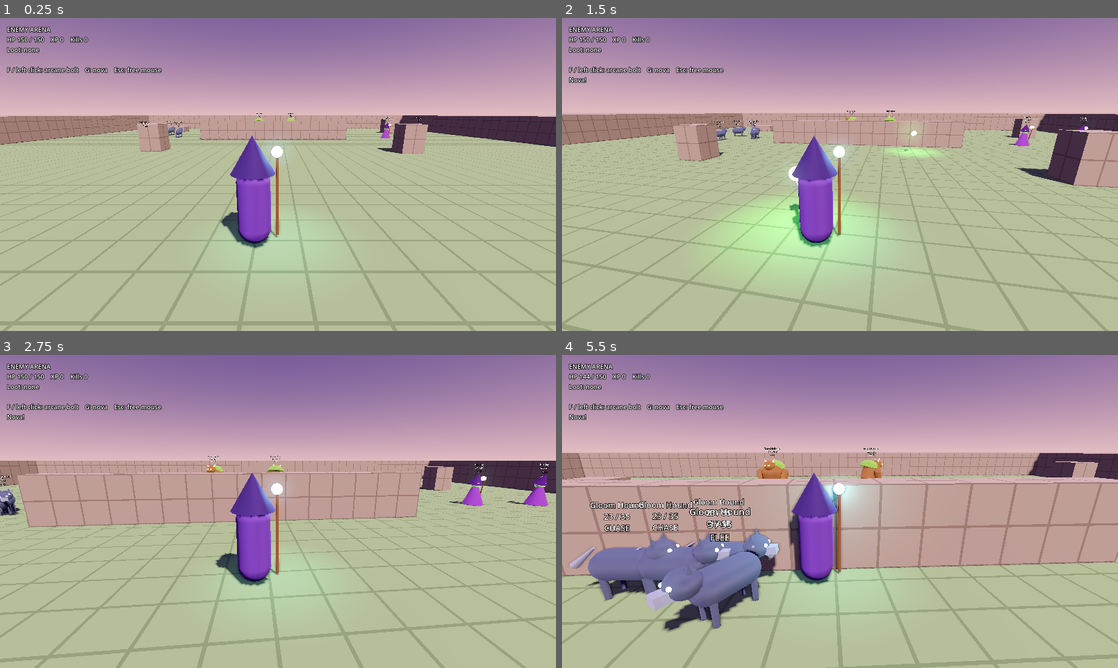
Above: before the commit, frames 1-4 (two rows, left to right).
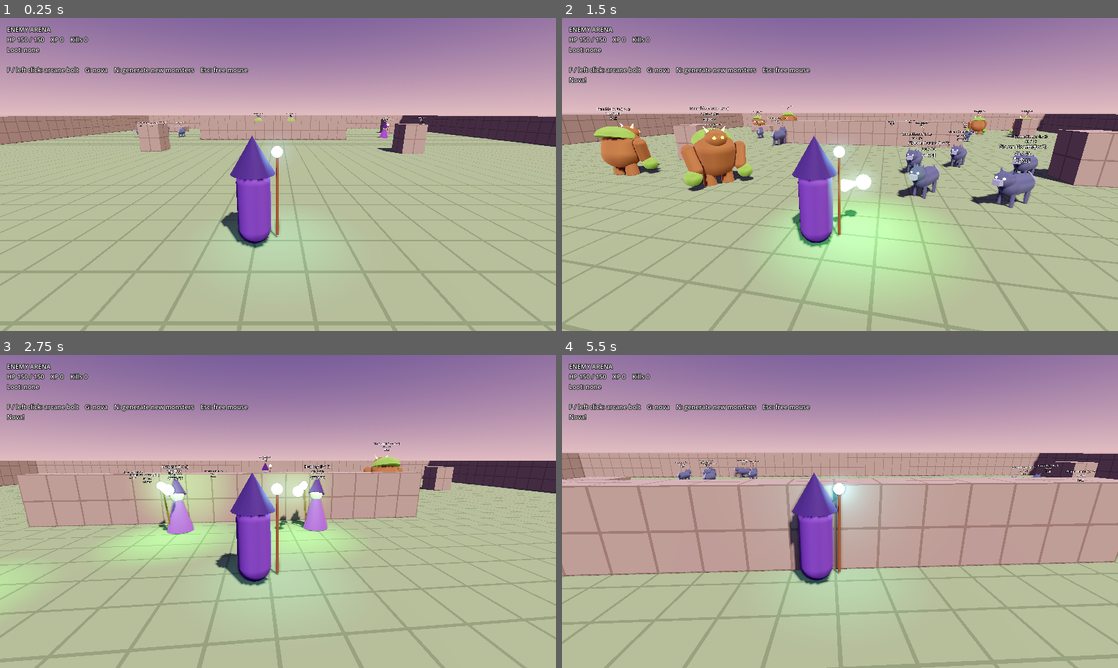
Above: after the commit, the same moments.

Repository: LupusDei/arcanist-dilemma
Game: Godot game, scene res://actors/enemies/arena/enemy_arena.tscn
The game is run twice, just before and just after one commit, with the same random seed, the same clock (stepped at 60 frames per second) and the same inputs. This scene is started directly instead of the project's main scene.
Inputs (mouse positions are in pixels of both pictures, inside the frame that each line leads up to):
- Up to frame 1 (0.25 s): no input
- Up to frame 2 (1.5 s): tap Enter at 0.5 s; move the mouse to (867, 174) at 0.52 s; hold W (move_forward) from 0.53 s (still down); tap N at 0.6 s; click (867, 174) at 0.67 s; tap Space (jump) at 0.77 s; tap G at 0.8, 1.35 s; move the mouse to (812, 174) at 1.27 s; click (812, 174) at 1.42 s
- Up to frame 3 (2.75 s): keep holding W (move_forward); tap Space (jump) at 1.52 s; tap N at 1.55 s; move the mouse to (289, 505) at 2.02 s; tap Shift (dodge) at 2.1 s; click (289, 505) at 2.17 s; tap G at 2.3 s
- Up to frame 4 (5.5 s): keep holding W (move_forward); move the mouse to (834, 517) at 2.77 s; tap N at 2.85, 4.55, 5.1 s; click (834, 517) at 2.92 s; tap Space (jump) at 3.02, 3.77, 4.52 s; move the mouse to (878, 514) at 3.52 s; tap G at 3.6, 5.3 s; click (878, 514) at 3.67 s; move the mouse to (795, 508) at 4.27 s; tap F at 4.35 s; click (795, 508) at 4.42 s; move the mouse to (845, 511) at 5.02 s; click (845, 511) at 5.17 s

The runs differ from the first frame. In frame 1, 0.5% of the frame differs, in the area x 20-77%, y 15-39%; in frame 2, 13%, in the area x 5-95%, y 15-85%; in frame 3, 8.7%; in frame 4, 9.1%.

Commit message:
Add seeded spawn tables, monster levels and elites for procedural areas
- EnemySpawnTable/EnemySpawnEntry: weighted monster groups filtered by
  biome tag and level band; plan(request) gives a deterministic layout
- EnemySpawnRequest: seed, biome, level range, area, density, spacing,
  exclusion zones, elite chance
- EnemyPopulator.populate() builds spawners from a plan for world, village
  and dungeon generators
- Enemy level scaling and elites; spawners pass level, elite count and seed
- Arena: N rolls a new generated population
- Tests for determinism, bounds, spacing, exclusion, biome/level filters

Co-Authored-By: Claude Opus 5.5 (1M context) <noreply@anthropic.com>
Claude-Session: https://claude.ai/code/session_01TGfhDtHzNyhEkRsjNAYUTt

Diff:
--- a/actors/enemies/arena/enemy_arena.gd
+++ b/actors/enemies/arena/enemy_arena.gd
@@ -10,6 +10,8 @@
 const NOVA_DAMAGE := 12.0
 const NOVA_RADIUS := 5.0
 const PLAYER_MAX_HEALTH := 150.0
+const SPAWN_TABLE := preload("res://actors/enemies/types/default_spawn_table.tres")
+const BIOMES: Array[StringName] = [&"meadow", &"forest", &"ruins", &"dungeon"]
 
 var kills := 0
 var xp := 0
@@ -20,6 +22,8 @@
 var _label: Label
 var _message := ""
 var _message_time := 0.0
+var _generation := 0
+var _generated: Node3D
 
 @onready var _navigation: NavigationRegion3D = $NavigationRegion3D
 
@@ -53,6 +57,8 @@
 		fire_bolt()
 	elif event is InputEventKey and event.pressed and not event.echo and event.physical_keycode == KEY_G:
 		nova()
+	elif event is InputEventKey and event.pressed and not event.echo and event.physical_keycode == KEY_N:
+		generate(randi())
 
 
 ## Debug attack: a bolt at the closest enemy in front of the camera.
@@ -79,10 +85,32 @@
 	_flash("Nova!")
 
 
+## Replaces the hand-placed camps with a population rolled from the default
+## spawn table, cycling through biomes, the way a world generator would.
+func generate(area_seed: int) -> Array[EnemySpawner]:
+	for child in get_children():
+		if child is EnemySpawner:
+			child.queue_free()
+	var request := EnemySpawnRequest.new()
+	request.area_seed = area_seed
+	request.biome = BIOMES[_generation % BIOMES.size()]
+	request.level_min = 1 + _generation
+	request.level_max = 3 + _generation
+	request.area_size = Vector2(44, 44)
+	request.density = 4.0
+	request.min_spacing = 9.0
+	request.elite_chance = 0.25
+	request.exclusion_zones = PackedVector3Array([Vector3(_player.global_position.x, _player.global_position.z, 10.0)])
+	_generation += 1
+	var spawners := EnemyPopulator.populate(self, SPAWN_TABLE, request)
+	_flash("Generated %d groups: %s, levels %d-%d" % [spawners.size(), request.biome, request.level_min, request.level_max])
+	return spawners
+
+
 func on_enemy_died(enemy: Enemy, xp_value: int, _loot: Array[Dictionary]) -> void:
 	kills += 1
 	xp += xp_value
-	_flash("%s slain  +%d XP" % [enemy.data.display_name, xp_value])
+	_flash("%s slain  +%d XP" % [enemy.display_title(), xp_value])
 
 
 func on_loot_collected(loot: Array[Dictionary], _collector: Node3D) -> void:
@@ -103,7 +131,7 @@
 	var hp := "-"
 	if _player_health != null:
 		hp = "%d / %d" % [ceili(_player_health.current_health), ceili(_player_health.max_health)]
-	_label.text = "ENEMY ARENA\nHP %s    XP %d    Kills %d\nLoot: %s\n\nF / left click: arcane bolt    G: nova    Esc: free mouse\n%s" % [
+	_label.text = "ENEMY ARENA\nHP %s    XP %d    Kills %d\nLoot: %s\n\nF / left click: arcane bolt    G: nova    N: generate new monsters    Esc: free mouse\n%s" % [
 		hp, xp, kills, ", ".join(loot_parts) if not loot_parts.is_empty() else "none",
 		_message if _message_time > 0.0 else ""]
 
--- a/actors/enemies/core/enemy.gd
+++ b/actors/enemies/core/enemy.gd
@@ -34,6 +34,10 @@
 ## Enemies with the same non-zero pack id alert each other. Spawners set it.
 @export var pack_id := 0
 @export var drop_loot := true
+## Monster level; health, damage and XP grow with it (see EnemyData's Scaling group).
+@export_range(1, 60) var level := 1
+## Elites are bigger and tougher and give more XP and loot.
+@export var elite := false
 @export var show_debug_label := true
 
 var state: State = State.IDLE
@@ -41,6 +45,10 @@
 var home_position: Vector3
 var health_current := 0.0
 var health_max := 0.0
+## Level- and elite-scaled values, set in _ready. Use these, not the raw data.
+var max_health := 0.0
+var attack_damage := 0.0
+var xp_value := 0
 var rng := RandomNumberGenerator.new()
 
 var _state_time := 0.0
@@ -70,13 +78,16 @@
 	_wander_point = home_position
 	_wander_wait = rng.randf_range(0.0, data.wander_pause_max)
 
-	health.set("max_health", data.max_health)
+	_apply_scaling()
+	health.set("max_health", max_health)
 	health.set("armor", data.armor)
+	if elite:
+		health.set("tier", 1) # HealthComponent tier ELITE
 	health.set("team", &"enemy")
 	if health.has_method("reset"):
 		health.reset()
-	health_current = data.max_health
-	health_max = data.max_health
+	health_current = max_health
+	health_max = max_health
 	health.health_changed.connect(_on_health_changed)
 	health.damaged.connect(_on_damaged)
 	health.died.connect(_on_died)
@@ -249,10 +260,10 @@
 		return
 	if data.attack_style == EnemyData.AttackStyle.RANGED:
 		_fire_projectile()
-		attacked.emit(target, data.attack_damage)
+		attacked.emit(target, attack_damage)
 	elif distance_to_target() <= data.attack_range + 0.6:
-		if EnemyDamage.apply(target, data.attack_damage, self):
-			attacked.emit(target, data.attack_damage)
+		if EnemyDamage.apply(target, attack_damage, self):
+			attacked.emit(target, attack_damage)
 
 
 func _fire_projectile() -> void:
@@ -263,7 +274,7 @@
 	get_parent().add_child(projectile)
 	var from := _muzzle.global_position if _muzzle else global_position + Vector3.UP * 1.2
 	var aim := target.global_position + Vector3.UP * 1.0
-	projectile.launch(from, aim, self, data.attack_damage, data.projectile_speed)
+	projectile.launch(from, aim, self, attack_damage, data.projectile_speed)
 
 
 func _alert_pack() -> void:
@@ -321,8 +332,10 @@
 	var loot: Array[Dictionary] = []
 	if data.loot_table != null:
 		loot = data.loot_table.roll(rng)
-	died.emit(self, data.xp_value, loot)
-	get_tree().call_group(LISTENER_GROUP, "on_enemy_died", self, data.xp_value, loot)
+		if elite:
+			loot.append_array(data.loot_table.roll(rng))
+	died.emit(self, xp_value, loot)
+	get_tree().call_group(LISTENER_GROUP, "on_enemy_died", self, xp_value, loot)
 	if drop_loot and not loot.is_empty() and get_parent() != null:
 		var drop := LOOT_DROP_SCENE.instantiate() as EnemyLootDrop
 		drop.loot = loot
@@ -332,6 +345,39 @@
 
 
 # --- Helpers ----------------------------------------------------------------
+
+func _apply_scaling() -> void:
+	var steps := float(level - 1)
+	max_health = data.max_health * (1.0 + data.health_per_level * steps)
+	attack_damage = data.attack_damage * (1.0 + data.damage_per_level * steps)
+	xp_value = roundi(data.xp_value * (1.0 + data.xp_per_level * steps))
+	if elite:
+		max_health *= data.elite_health_multiplier
+		attack_damage *= data.elite_damage_multiplier
+		xp_value *= data.elite_xp_multiplier
+		_grow(data.elite_model_scale)
+
+
+## Makes the enemy bigger: the model through a wrapper node (so the flinch and
+## windup tweens on Model keep working) and the collision capsule by resizing it.
+func _grow(factor: float) -> void:
+	var wrapper := Node3D.new()
+	wrapper.name = "ModelRoot"
+	remove_child(_model)
+	add_child(wrapper)
+	wrapper.add_child(_model)
+	wrapper.scale = Vector3.ONE * factor
+	var shape_node := get_node_or_null("CollisionShape3D") as CollisionShape3D
+	var capsule := shape_node.shape as CapsuleShape3D if shape_node != null else null
+	if capsule != null:
+		capsule = capsule.duplicate()
+		capsule.radius *= factor
+		capsule.height *= factor
+		shape_node.shape = capsule
+		shape_node.position *= factor
+	if _label != null:
+		_label.position *= factor
+
 
 ## Desired horizontal velocity toward `point`, following the navmesh when one exists.
 func _move_toward(point: Vector3, speed: float, delta: float) -> Vector3:
@@ -411,7 +457,12 @@
 func _update_label() -> void:
 	if _label == null or not _label.visible:
 		return
-	_label.text = "%s\n%d / %d\n%s" % [data.display_name, ceili(health_current), ceili(health_max), State.keys()[state]]
+	_label.text = "%s\n%d / %d\n%s" % [display_title(), ceili(health_current), ceili(health_max), State.keys()[state]]
+
+
+## "Elite Bramble Brute (Lv 4)" style name for labels and UI.
+func display_title() -> String:
+	return "%s%s (Lv %d)" % ["Elite " if elite else "", data.display_name, level]
 
 
 static func _flat(v: Vector3) -> Vector3:
--- a/actors/enemies/core/enemy_data.gd
+++ b/actors/enemies/core/enemy_data.gd
@@ -51,3 +51,13 @@
 
 @export_group("Loot")
 @export var loot_table: EnemyLootTable
+
+@export_group("Scaling")
+## Fraction added per level above 1, e.g. 0.12 = +12% health per level.
+@export var health_per_level := 0.12
+@export var damage_per_level := 0.08
+@export var xp_per_level := 0.15
+@export var elite_health_multiplier := 2.5
+@export var elite_damage_multiplier := 1.4
+@export var elite_xp_multiplier := 3
+@export var elite_model_scale := 1.3
--- /dev/null
+++ b/actors/enemies/core/enemy_populator.gd
@@ -0,0 +1,51 @@
+class_name EnemyPopulator
+extends RefCounted
+## Turns a spawn table and a request into spawners in the scene, so world,
+## village and dungeon generators never hand-place monsters.
+##
+##   var request := EnemySpawnRequest.new()
+##   request.area_seed = area_seed
+##   request.biome = &"forest"
+##   request.level_min = 3
+##   request.level_max = 5
+##   request.area_center = Vector3(40, 0, -60)
+##   request.area_size = Vector2(80, 80)
+##   request.exclusion_zones = PackedVector3Array([Vector3(0, 0, 14)])
+##   EnemyPopulator.populate(monsters_node, preload(".../default_spawn_table.tres"), request, terrain.height_at)
+
+
+## Adds one EnemySpawner per planned group under `parent` and returns them.
+## `height_at(x, z) -> float` places groups on the ground; without it a
+## downward ray against physics layer 1 is used, falling back to the area height.
+static func populate(parent: Node3D, table: EnemySpawnTable, request: EnemySpawnRequest,
+		height_at := Callable()) -> Array[EnemySpawner]:
+	var spawners: Array[EnemySpawner] = []
+	for group in table.plan(request):
+		var spawner := EnemySpawner.new()
+		var scene: PackedScene = group["scene"]
+		spawner.name = "%s%d" % [scene.resource_path.get_file().get_basename().to_pascal_case(), spawners.size()]
+		spawner.enemy_scene = scene
+		spawner.count = group["count"]
+		spawner.spawn_radius = (group["entry"] as EnemySpawnEntry).spawn_radius
+		spawner.level = group["level"]
+		spawner.elite_count = 1 if group["elite"] else 0
+		spawner.spawn_seed = group["seed"]
+		spawner.respawn_delay = request.respawn_delay
+		var position: Vector3 = group["position"]
+		position.y = _ground_height(parent, position, height_at)
+		parent.add_child(spawner)
+		spawner.global_position = position
+		spawners.append(spawner)
+	return spawners
+
+
+static func _ground_height(parent: Node3D, at: Vector3, height_at: Callable) -> float:
+	if height_at.is_valid():
+		return height_at.call(at.x, at.z)
+	if parent.is_inside_tree():
+		var from := Vector3(at.x, at.y + 500.0, at.z)
+		var query := PhysicsRayQueryParameters3D.create(from, from + Vector3.DOWN * 1000.0, 1)
+		var hit := parent.get_world_3d().direct_space_state.intersect_ray(query)
+		if not hit.is_empty():
+			return hit["position"].y
+	return at.y
--- /dev/null
+++ b/actors/enemies/core/enemy_spawn_entry.gd
@@ -0,0 +1,15 @@
+class_name EnemySpawnEntry
+extends Resource
+## One kind of monster group a spawn table can place.
+
+@export var enemy_scene: PackedScene
+## Relative chance among the entries that fit the request.
+@export var weight := 1.0
+## Biome tags this group appears in. Empty means any biome.
+@export var biomes: Array[StringName] = []
+## Area levels this group appears at.
+@export_range(1, 60) var min_level := 1
+@export_range(1, 60) var max_level := 60
+@export var group_min := 1
+@export var group_max := 1
+@export var spawn_radius := 2.5
--- /dev/null
+++ b/actors/enemies/core/enemy_spawn_request.gd
@@ -0,0 +1,25 @@
+class_name EnemySpawnRequest
+extends Resource
+## What a world, village or dungeon generator asks for when populating an area.
+## The same request with the same seed always produces the same monsters.
+
+@export var area_seed := 0
+@export var biome: StringName = &"meadow"
+## Monster levels are picked in this range (inclusive).
+@export_range(1, 60) var level_min := 1
+@export_range(1, 60) var level_max := 1
+## Area to fill, centred on area_center, size in metres along X and Z.
+@export var area_center := Vector3.ZERO
+@export var area_size := Vector2(60, 60)
+## Monster groups per 1000 square metres.
+@export var density := 1.0
+## Hard cap on groups regardless of area and density (0 = no cap).
+@export var max_groups := 0
+## Minimum distance between two groups.
+@export var min_spacing := 10.0
+## Circles kept monster-free, e.g. the player spawn, a village or a quest NPC.
+## Each Vector3 is (x, z, radius).
+@export var exclusion_zones := PackedVector3Array()
+@export_range(0.0, 1.0) var elite_chance := 0.05
+## Seconds before a killed monster comes back (0 = never).
+@export var respawn_delay := 0.0
--- /dev/null
+++ b/actors/enemies/core/enemy_spawn_table.gd
@@ -0,0 +1,82 @@
+class_name EnemySpawnTable
+extends Resource
+## Weighted list of monster groups, filtered by biome and level. Generators
+## call plan() for pure data or EnemyPopulator.populate() to build spawners.
+
+@export var entries: Array[EnemySpawnEntry] = []
+
+
+func entries_for(biome: StringName, level: int) -> Array[EnemySpawnEntry]:
+	var fitting: Array[EnemySpawnEntry] = []
+	for entry in entries:
+		if entry == null or entry.enemy_scene == null or entry.weight <= 0.0:
+			continue
+		if level < entry.min_level or level > entry.max_level:
+			continue
+		if not entry.biomes.is_empty() and not entry.biomes.has(biome):
+			continue
+		fitting.append(entry)
+	return fitting
+
+
+func pick(rng: RandomNumberGenerator, biome: StringName, level: int) -> EnemySpawnEntry:
+	var fitting := entries_for(biome, level)
+	if fitting.is_empty():
+		return null
+	var total := 0.0
+	for entry in fitting:
+		total += entry.weight
+	var roll := rng.randf() * total
+	for entry in fitting:
+		roll -= entry.weight
+		if roll < 0.0:
+			return entry
+	return fitting[-1]
+
+
+## Deterministic placement plan for `request`. Each group is a Dictionary:
+##   entry: EnemySpawnEntry, scene: PackedScene, position: Vector3 (y = area centre),
+##   count: int, level: int, elite: bool, seed: int
+func plan(request: EnemySpawnRequest) -> Array[Dictionary]:
+	var rng := RandomNumberGenerator.new()
+	rng.seed = hash([request.area_seed, request.biome, request.area_center, request.area_size])
+	var area := request.area_size.x * request.area_size.y
+	var target := roundi(area / 1000.0 * request.density)
+	if request.max_groups > 0:
+		target = mini(target, request.max_groups)
+
+	var groups: Array[Dictionary] = []
+	var points: Array[Vector3] = []
+	var attempts := target * 30
+	while groups.size() < target and attempts > 0:
+		attempts -= 1
+		var point := request.area_center + Vector3(
+			rng.randf_range(-0.5, 0.5) * request.area_size.x, 0.0,
+			rng.randf_range(-0.5, 0.5) * request.area_size.y)
+		if not _is_free(point, points, request):
+			continue
+		var level := rng.randi_range(request.level_min, maxi(request.level_min, request.level_max))
+		var entry := pick(rng, request.biome, level)
+		if entry == null:
+			continue
+		points.append(point)
+		groups.append({
+			"entry": entry,
+			"scene": entry.enemy_scene,
+			"position": point,
+			"count": rng.randi_range(entry.group_min, maxi(entry.group_min, entry.group_max)),
+			"level": level,
+			"elite": rng.randf() < request.elite_chance,
+			"seed": rng.randi(),
+		})
+	return groups
+
+
+func _is_free(point: Vector3, taken: Array[Vector3], request: EnemySpawnRequest) -> bool:
+	for other in taken:
+		if Vector2(point.x - other.x, point.z - other.z).length() < request.min_spacing:
+			return false
+	for zone in request.exclusion_zones:
+		if Vector2(point.x - zone.x, point.z - zone.y).length() < zone.z:
+			return false
+	return true
--- a/actors/enemies/core/enemy_spawner.gd
+++ b/actors/enemies/core/enemy_spawner.gd
@@ -16,13 +16,23 @@
 @export var respawn_delay := 0.0
 ## Enemies from this spawner alert each other on aggro.
 @export var as_pack := true
+@export_range(1, 60) var level := 1
+## How many of the group are elites (the first ones spawned).
+@export var elite_count := 0
+## Fixes spawn positions; 0 picks a random seed.
+@export var spawn_seed := 0
 
 var alive: Array[Enemy] = []
 
 var _spawned_total := 0
+var _rng := RandomNumberGenerator.new()
 
 
 func _ready() -> void:
+	if spawn_seed != 0:
+		_rng.seed = spawn_seed
+	else:
+		_rng.randomize()
 	if spawn_on_ready:
 		spawn_all.call_deferred()
 
@@ -38,7 +48,9 @@
 	var enemy := enemy_scene.instantiate() as Enemy
 	if as_pack:
 		enemy.pack_id = get_instance_id()
-	var angle := TAU * float(_spawned_total) / float(maxi(count, 1)) + randf_range(-0.3, 0.3)
+	enemy.level = level
+	enemy.elite = _spawned_total < elite_count
+	var angle := TAU * float(_spawned_total) / float(maxi(count, 1)) + _rng.randf_range(-0.3, 0.3)
 	var offset := Vector3(cos(angle), 0.0, sin(angle)) * (spawn_radius if count > 1 else 0.0)
 	_spawned_total += 1
 	enemy.position = Vector3(offset.x, _ground_offset(offset), offset.z)
--- a/actors/enemies/tests/test_enemies.gd
+++ b/actors/enemies/tests/test_enemies.gd
@@ -7,6 +7,7 @@
 const HEXLING := preload("res://actors/enemies/types/hexling.tscn")
 const HOUND := preload("res://actors/enemies/types/gloom_hound.tscn")
 const ARENA := preload("res://actors/enemies/arena/enemy_arena.tscn")
+const SPAWN_TABLE := preload("res://actors/enemies/types/default_spawn_table.tres")
 
 var _failures: PackedStringArray = []
 
@@ -39,6 +40,9 @@
 	await _test_pack_alert()
 	await _test_death_loot_and_spawner()
 	await _test_leash()
+	await _test_levels_and_elites()
+	_test_spawn_plan()
+	await _test_populate()
 	await _test_arena()
 
 	if _failures.is_empty():
@@ -289,8 +293,116 @@
 	_check(absf(brute.global_position.x) > 7.0 or brute.global_position.z > -4.0, "brute went around the wall, not into it (%s)" % brute.global_position)
 
 	arena.nova()
+	var generated: Array[EnemySpawner] = arena.generate(42)
+	await _frames(10)
+	_check(not generated.is_empty() and generated.all(func(sp: EnemySpawner) -> bool: return not sp.alive.is_empty()), "arena can swap in a generated population (%d groups)" % generated.size())
+	await _free({"root": arena})
+
+
+# --- Levels and procedural population ----------------------------------------
+
+func _test_levels_and_elites() -> void:
+	print("-- levels and elites")
+	var w := await _world(Vector3(0, 0, 40))
+	var normal := BRUTE.instantiate() as Enemy
+	normal.level = 5
+	w.root.add_child(normal)
+	var elite := BRUTE.instantiate() as Enemy
+	elite.level = 5
+	elite.elite = true
+	elite.position = Vector3(6, 0, 0)
+	w.root.add_child(elite)
 	await _frames(2)
-	await _free({"root": arena})
+	_check(is_equal_approx(normal.max_health, 120.0 * 1.48), "level 5 brute has +48%% health (%.1f)" % normal.max_health)
+	_check(normal.xp_value == 40, "level 5 brute gives more xp (%d)" % normal.xp_value)
+	_check(is_equal_approx(elite.max_health, normal.max_health * 2.5), "elite has 2.5x health")
+	_check(elite.xp_value == normal.xp_value * 3, "elite gives 3x xp")
+	_check(elite.get_node_or_null("ModelRoot") != null and elite.get_node("ModelRoot").scale.x > 1.2, "elite is drawn bigger")
+	_check(elite.display_title() == "Elite Bramble Brute (Lv 5)", "elite title (%s)" % elite.display_title())
+	await _free(w)
+
+
+func _request(area_seed: int, biome: StringName, level_min := 1, level_max := 3) -> EnemySpawnRequest:
+	var request := EnemySpawnRequest.new()
+	request.area_seed = area_seed
+	request.biome = biome
+	request.level_min = level_min
+	request.level_max = level_max
+	request.area_center = Vector3(100, 0, -50)
+	request.area_size = Vector2(100, 80)
+	request.density = 2.0
+	request.min_spacing = 8.0
+	request.elite_chance = 0.2
+	request.exclusion_zones = PackedVector3Array([Vector3(100, -50, 15)])
+	return request
+
+
+func _summary(groups: Array[Dictionary]) -> Array:
+	return groups.map(func(g: Dictionary) -> Array: return [g["scene"].resource_path, g["position"], g["count"], g["level"], g["elite"], g["seed"]])
+
+
+func _test_spawn_plan() -> void:
+	print("-- spawn plan")
+	var request := _request(1234, &"forest")
+	var first := SPAWN_TABLE.plan(request)
+	_check(first.size() == 16, "density 2 on 8000 m2 gives 16 groups (%d)" % first.size())
+	_check(_summary(first) == _summary(SPAWN_TABLE.plan(request)), "same seed gives the same monsters in the same places")
+	_check(_summary(first) != _summary(SPAWN_TABLE.plan(_request(99, &"forest"))), "a different seed gives a different layout")
+
+	var inside := true
+	var spaced := true
+	var excluded := true
+	var levels_ok := true
+	for i in first.size():
+		var p: Vector3 = first[i]["position"]
+		inside = inside and absf(p.x - 100) <= 50 and absf(p.z + 50) <= 40
+		excluded = excluded and Vector2(p.x - 100, p.z + 50).length() >= 15.0
+		levels_ok = levels_ok and first[i]["level"] >= 1 and first[i]["level"] <= 3
+		for j in range(i + 1, first.size()):
+			var q: Vector3 = first[j]["position"]
+			spaced = spaced and Vector2(p.x - q.x, p.z - q.z).length() >= 8.0
+	_check(inside, "every group is inside the area")
+	_check(spaced, "groups keep their minimum spacing")
+	_check(excluded, "nothing spawns in an exclusion zone")
+	_check(levels_ok, "levels stay in the requested range")
+
+	var meadow := SPAWN_TABLE.plan(_request(5, &"meadow", 1, 1))
+	_check(not meadow.is_empty() and meadow.all(func(g: Dictionary) -> bool: return g["scene"] == HOUND), "a level 1 meadow only has hound packs")
+	var dungeon := SPAWN_TABLE.plan(_request(5, &"dungeon", 4, 6))
+	_check(not dungeon.is_empty() and dungeon.all(func(g: Dictionary) -> bool: return g["scene"] != HOUND), "dungeons have no hounds")
+	_check(dungeon.any(func(g: Dictionary) -> bool: return g["scene"] == BRUTE) and dungeon.any(func(g: Dictionary) -> bool: return g["scene"] == HEXLING), "dungeons mix brutes and hexlings")
+	var sparse := _request(5, &"forest")
+	sparse.density = 0.5
+	_check(SPAWN_TABLE.plan(sparse).size() == 4, "lower density gives fewer groups")
+	_check(SPAWN_TABLE.plan(_request(5, &"swamp")).size() == 0, "an unknown biome gets nothing rather than wrong monsters")
+
+
+func _test_populate() -> void:
+	print("-- populate")
+	var w := await _world(Vector3(0, 0, 0))
+	var request := _request(77, &"ruins", 2, 4)
+	request.area_center = Vector3.ZERO
+	request.area_size = Vector2(80, 80)
+	request.exclusion_zones = PackedVector3Array([Vector3(0, 0, 20)])
+	var holder := Node3D.new()
+	w.root.add_child(holder)
+	var spawners := EnemyPopulator.populate(holder, SPAWN_TABLE, request, func(_x: float, _z: float) -> float: return 0.0)
+	await _frames(5)
+	var planned := SPAWN_TABLE.plan(request)
+	_check(spawners.size() == planned.size() and spawners.size() > 0, "one spawner per planned group (%d)" % spawners.size())
+	var counts_ok := true
+	var levels_ok := true
+	var total := 0
+	for i in spawners.size():
+		counts_ok = counts_ok and spawners[i].alive.size() == planned[i]["count"]
+		for enemy in spawners[i].alive:
+			total += 1
+			levels_ok = levels_ok and enemy.level == planned[i]["level"]
+	_check(counts_ok, "each spawner fills its group (%d monsters)" % total)
+	_check(levels_ok, "spawned monsters carry the planned level")
+	var all_idle := get_nodes_in_group(Enemy.ENEMY_GROUP).all(func(e: Enemy) -> bool: return e.state == Enemy.State.IDLE)
+	_check(all_idle, "the exclusion zone keeps the player out of aggro range")
+	await _free(w)
 
 
 # --- Helpers ------------------------------------------------------------------
--- /dev/null
+++ b/actors/enemies/types/default_spawn_table.tres
@@ -0,0 +1,44 @@
+[gd_resource type="Resource" script_class="EnemySpawnTable" format=3]
+
+[ext_resource type="Script" path="res://actors/enemies/core/enemy_spawn_table.gd" id="1_table"]
+[ext_resource type="Script" path="res://actors/enemies/core/enemy_spawn_entry.gd" id="2_entry"]
+[ext_resource type="PackedScene" path="res://actors/enemies/types/gloom_hound.tscn" id="3_gloom_hound"]
+[ext_resource type="PackedScene" path="res://actors/enemies/types/bramble_brute.tscn" id="4_bramble_brute"]
+[ext_resource type="PackedScene" path="res://actors/enemies/types/hexling.tscn" id="5_hexling"]
+
+[sub_resource type="Resource" id="Entry_hounds"]
+script = ExtResource("2_entry")
+enemy_scene = ExtResource("3_gloom_hound")
+weight = 3.0
+biomes = Array[StringName]([&"meadow", &"forest"])
+min_level = 1
+max_level = 60
+group_min = 3
+group_max = 5
+spawn_radius = 3.0
+
+[sub_resource type="Resource" id="Entry_brutes"]
+script = ExtResource("2_entry")
+enemy_scene = ExtResource("4_bramble_brute")
+weight = 2.0
+biomes = Array[StringName]([&"meadow", &"forest", &"ruins", &"dungeon"])
+min_level = 2
+max_level = 60
+group_min = 1
+group_max = 2
+spawn_radius = 2.5
+
+[sub_resource type="Resource" id="Entry_hexlings"]
+script = ExtResource("2_entry")
+enemy_scene = ExtResource("5_hexling")
+weight = 2.0
+biomes = Array[StringName]([&"forest", &"ruins", &"dungeon"])
+min_level = 1
+max_level = 60
+group_min = 1
+group_max = 3
+spawn_radius = 2.5
+
+[resource]
+script = ExtResource("1_table")
+entries = Array[ExtResource("2_entry")]([SubResource("Entry_hounds"), SubResource("Entry_brutes"), SubResource("Entry_hexlings")])
Not shown, added: actors/enemies/core/enemy_populator.gd.uid
Not shown, added: actors/enemies/core/enemy_spawn_entry.gd.uid
Not shown, added: actors/enemies/core/enemy_spawn_request.gd.uid
Not shown, added: actors/enemies/core/enemy_spawn_table.gd.uid
